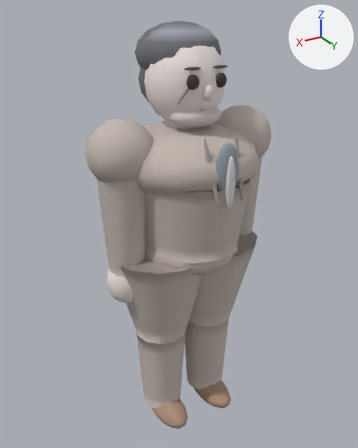
A saved change to the glTF model assets/roster/models/moseunggyu_a.glb.
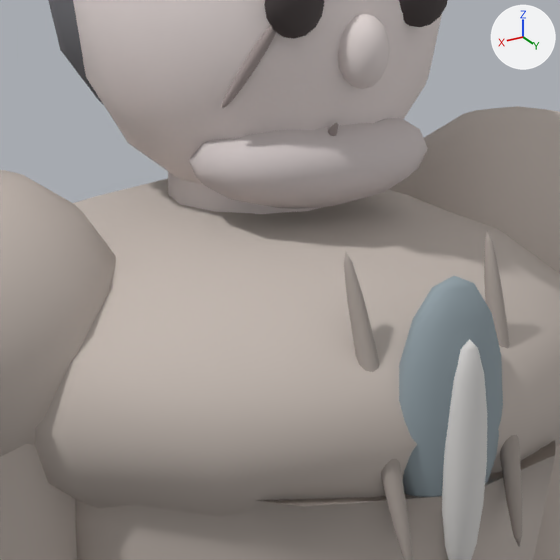
Each version is shown whole from a camera (50 mm lens) standing at (1.143, 1.854, 1.97) and looking at (0.009, -0.036, 1.025), then close up on the part from 36% to 70% of the width and 18% to 46% of the height. Every picture has the same lights, and +X, +Y and +Z are marked at upper right. The last two pictures show the newer version. Vertices at exactly the same position are counted once.

The first close-up shows 'Body'.
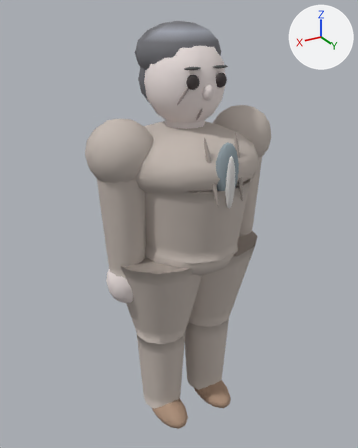
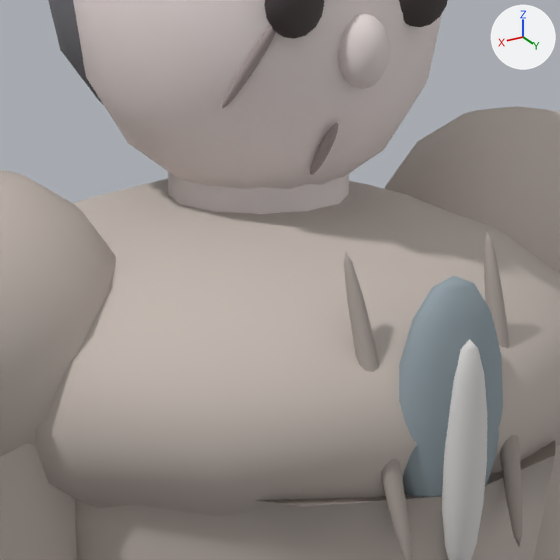
Scene script edits in JSON lines:
```json
{"block": "me_mesh_0", "where": "# used by ob_body; location = (0.0, 0.0, 0.0)"}
{"op": "remove", "block": "me_mesh_0", "code": "me_mesh_0.from_pydata(...)  # 3215 vertices, 6282 faces; spans x -0.46..0.46, y -0.35..0.36, z -0.03..1.93"}
{"op": "add", "block": "me_mesh_0", "code": "me_mesh_0.from_pydata(...)  # 3108 vertices, 6072 faces; spans x -0.46..0.46, y -0.35..0.36, z -0.03..1.93"}
{"block": "me_mesh_0", "change": "me_mesh_0 part 1"}
{"block": "me_mesh_0", "change": "107 vertices are removed from x -0.12..0.12, y 0.01..0.17, z 1.52..1.61"}
{"block": "me_mesh_0", "change": "228 faces are deleted"}
{"block": "me_mesh_0", "change": "1 vertex moves within x 0.02, y 0.15, z 1.6"}
{"block": "me_mesh_0", "change": "18 new faces join them"}
```

Boxes [x1, y1, x2, y2] around the edits, measured in the close-ups (560 x 560 px):
```json
{"part": 1, "of": "me_mesh_0", "change": "cut back", "before": [189, 118, 428, 209], "after": [324, 124, 337, 142]}
```
